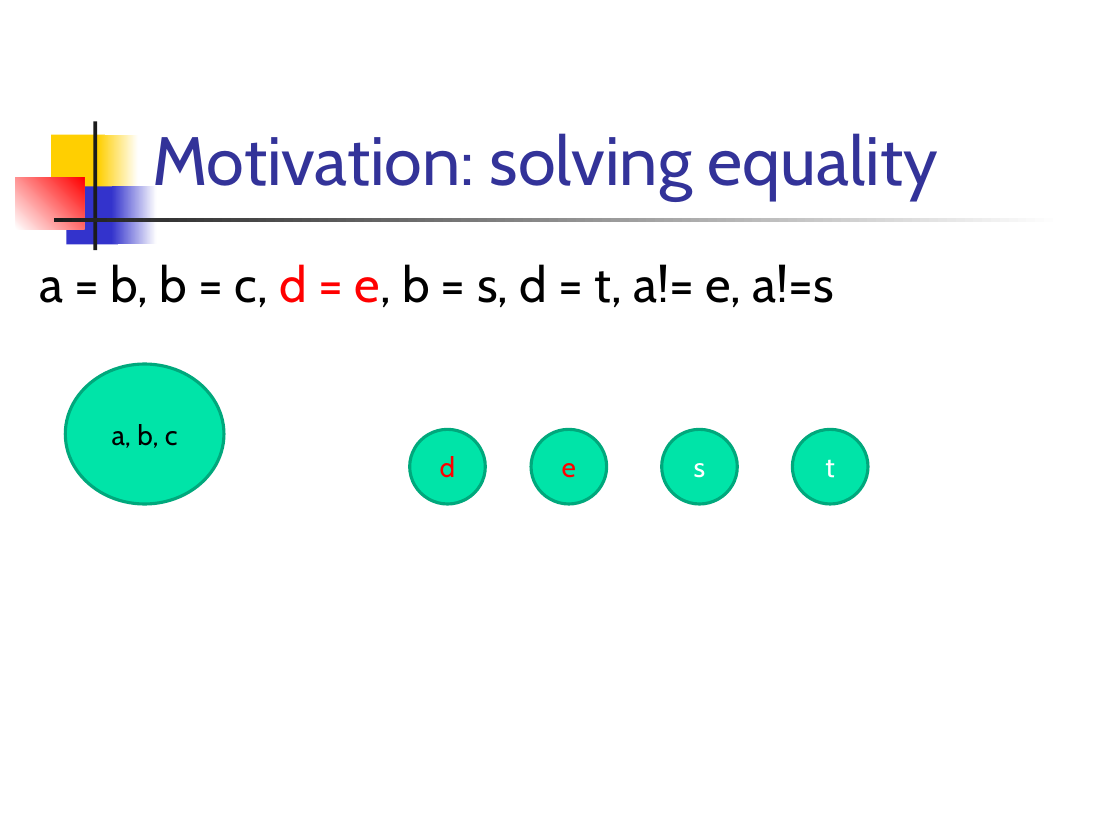
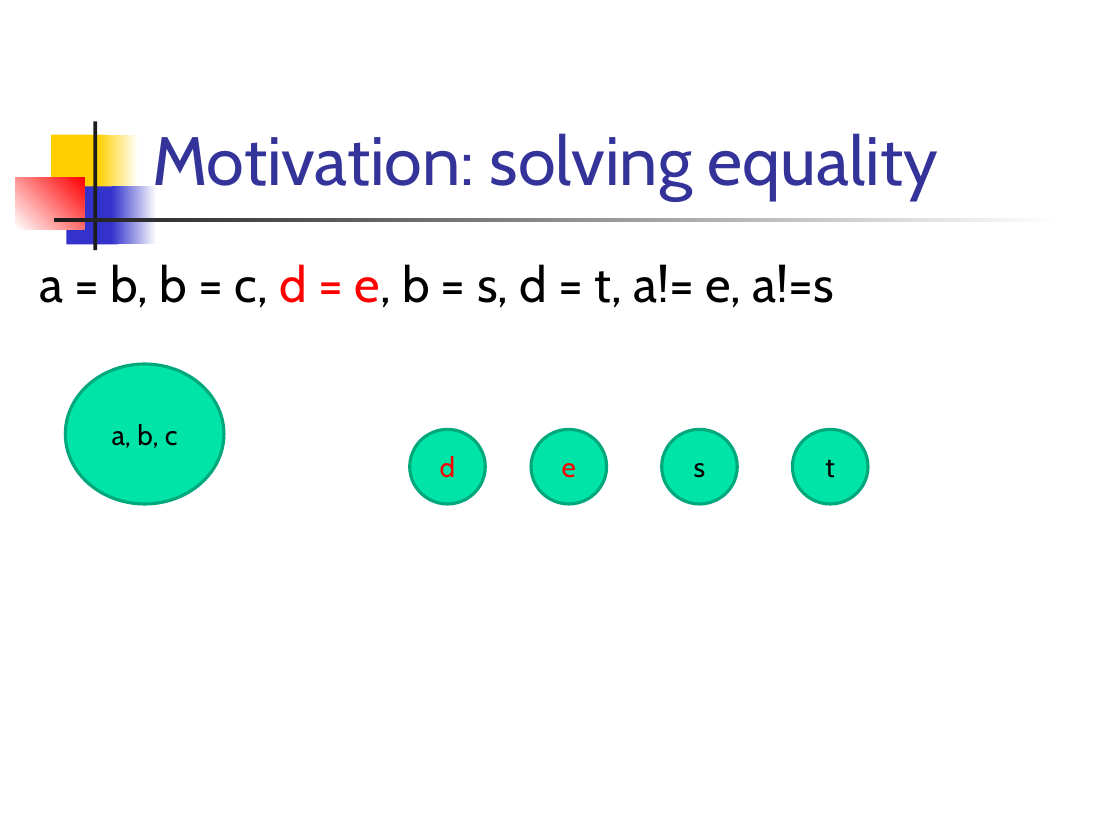
Before and after one commit to csslab-ustc/csslab-ustc.github.io, a slide deck: slide 14 of courses/theory/slides/lec09-euf.pptx. Drawn at 1120x840 pixels with LibreOffice and Linux fonts; fonts in the diff are those of the drawing. Boxes give left, top, right and bottom in pixels: in the first picture for what was removed or moved away, otherwise in the second. Text is boxed around its words. In the diff, an @@ line names an element or a change of style, - is before the commit and + after.

```diff
--- a/courses/theory/slides/lec09-euf.pptx
+++ b/courses/theory/slides/lec09-euf.pptx
@@ ellipse "s" at box(662, 429, 738, 504): text colour #FFFFFF to #000000 @@
@@ ellipse "t" at box(792, 429, 868, 504): text colour #FFFFFF to #000000 @@
```
Also in this commit, not shown: 9 other slides changed, 1 other file.
